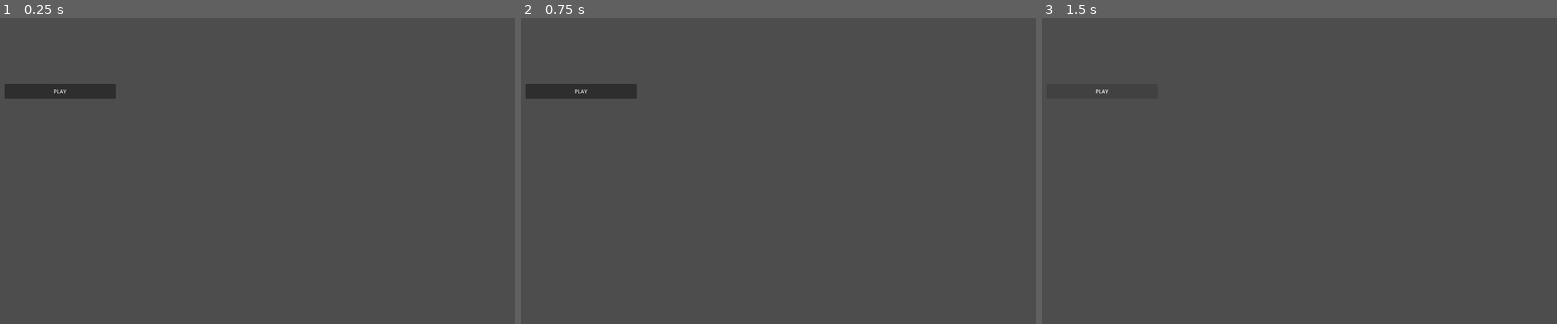
Above: before the commit, frames 1-3 (left to right).
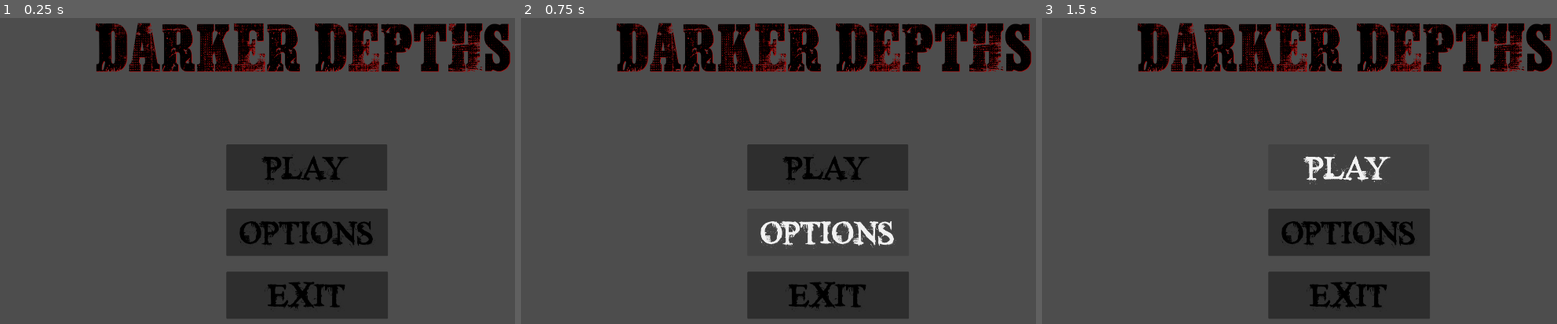
Above: after the commit, the same moments.

Repository: SakunAIBlossoms/STEM-thing
Game: Godot game, scene res://Scenes/MainMenu.tscn
Two runs of this game, one before a commit and one after it. Both use one fixed random seed, a clock stepped at 60 frames per second and the inputs below. The project has no main scene, so this scene is started directly.
Inputs (mouse positions are in pixels of both pictures, inside the frame that each line leads up to):
- Up to frame 1 (0.25 s): no input
- Up to frame 2 (0.75 s): click (830, 232) at 0.5 s, where only the run after the commit has a clickable "OPTIONS"
- Up to frame 3 (1.5 s): click "PLAY" at 1.25 s

The runs differ from the first frame. In frame 1, 24% of the frame differs, in the area x 0-100%, y 1-99%; in frame 2, 20%; in frame 3, 19%.

Commit message:
Basic UI
Added Play, Options, Exit buttons and Title.

Diff:
--- a/Scenes/MainMenu.tscn
+++ b/Scenes/MainMenu.tscn
@@ -1,14 +1,52 @@
 [gd_scene format=3 uid="uid://bd8vfms1mf8ur"]
+
+[ext_resource type="FontFile" uid="uid://gwngol6ed865" path="res://Fonts/Danger Zone Warning.ttf" id="1_853f1"]
+[ext_resource type="FontFile" uid="uid://bds567huybajy" path="res://Fonts/times_new_yorker.ttf" id="2_8saeu"]
 
 [node name="MainMenu" type="Node2D" unique_id=109053222]
 
-[node name="Buttons" type="VBoxContainer" parent="." unique_id=1428457625]
-offset_left = 50.0
-offset_top = 250.0
-offset_right = 390.0
-offset_bottom = 1030.0
+[node name="Title" type="RichTextLabel" parent="." unique_id=1878974856]
+offset_left = 304.0
+offset_top = 48.0
+offset_right = 1624.0
+offset_bottom = 272.0
+theme_override_colors/default_color = Color(0, 0, 0, 1)
+theme_override_colors/font_shadow_color = Color(0.83571845, 1.732707e-06, 4.813075e-07, 1)
+theme_override_fonts/normal_font = ExtResource("1_853f1")
+theme_override_font_sizes/normal_font_size = 160
+text = "DARKER DEPTHS"
+horizontal_alignment = 1
+vertical_alignment = 1
 
-[node name="Button" type="Button" parent="Buttons" unique_id=1361644949]
+[node name="Play Button" type="Button" parent="." unique_id=1361644949]
 custom_minimum_size = Vector2(0, 45)
-layout_mode = 2
+offset_left = 728.0
+offset_top = 435.0
+offset_right = 1220.0
+offset_bottom = 576.0
+theme_override_colors/font_color = Color(0, 0, 0, 1)
+theme_override_fonts/font = ExtResource("2_8saeu")
+theme_override_font_sizes/font_size = 100
 text = "PLAY"
+
+[node name="Options Button" type="Button" parent="." unique_id=1006013235]
+custom_minimum_size = Vector2(0, 45)
+offset_left = 728.0
+offset_top = 632.0
+offset_right = 1222.0
+offset_bottom = 776.0
+theme_override_colors/font_color = Color(0, 0, 0, 1)
+theme_override_fonts/font = ExtResource("2_8saeu")
+theme_override_font_sizes/font_size = 100
+text = "OPTIONS"
+
+[node name="Exit Button" type="Button" parent="." unique_id=1714097898]
+custom_minimum_size = Vector2(0, 45)
+offset_left = 728.0
+offset_top = 824.0
+offset_right = 1222.0
+offset_bottom = 968.0
+theme_override_colors/font_color = Color(0, 0, 0, 1)
+theme_override_fonts/font = ExtResource("2_8saeu")
+theme_override_font_sizes/font_size = 100
+text = "EXIT"
--- a/project.godot
+++ b/project.godot
@@ -29,10 +29,17 @@
 
 project/assembly_name="Stem Game"
 
+[file_customization]
+
+folder_colors={
+"res://Fonts/": "red"
+}
+
 [physics]
 
 3d/physics_engine="Jolt Physics"
 
 [rendering]
 
-rendering_device/driver.windows="d3d12"
+renderer/rendering_method="gl_compatibility"
+renderer/rendering_method.mobile="gl_compatibility"
Binary file added: Fonts/Danger Zone Warning.ttf
Not shown, added: Fonts/Danger Zone Warning.ttf.import
Binary file added: Fonts/times_new_yorker.ttf
Not shown, added: Fonts/times_new_yorker.ttf.import
